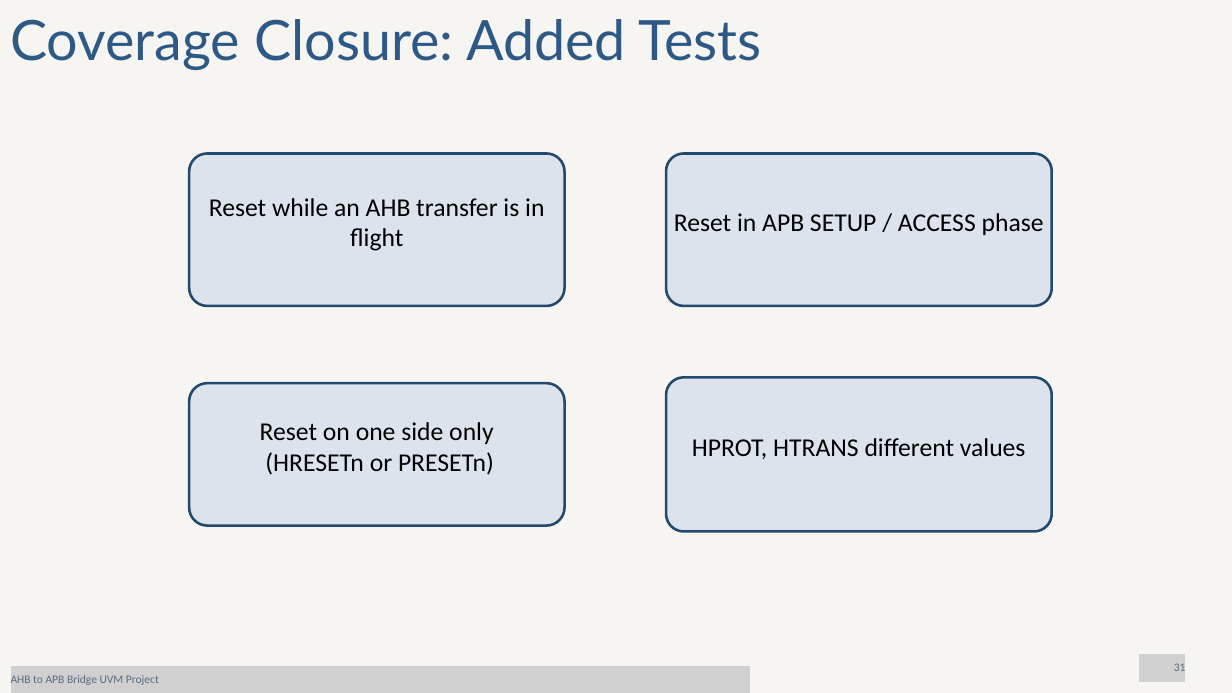
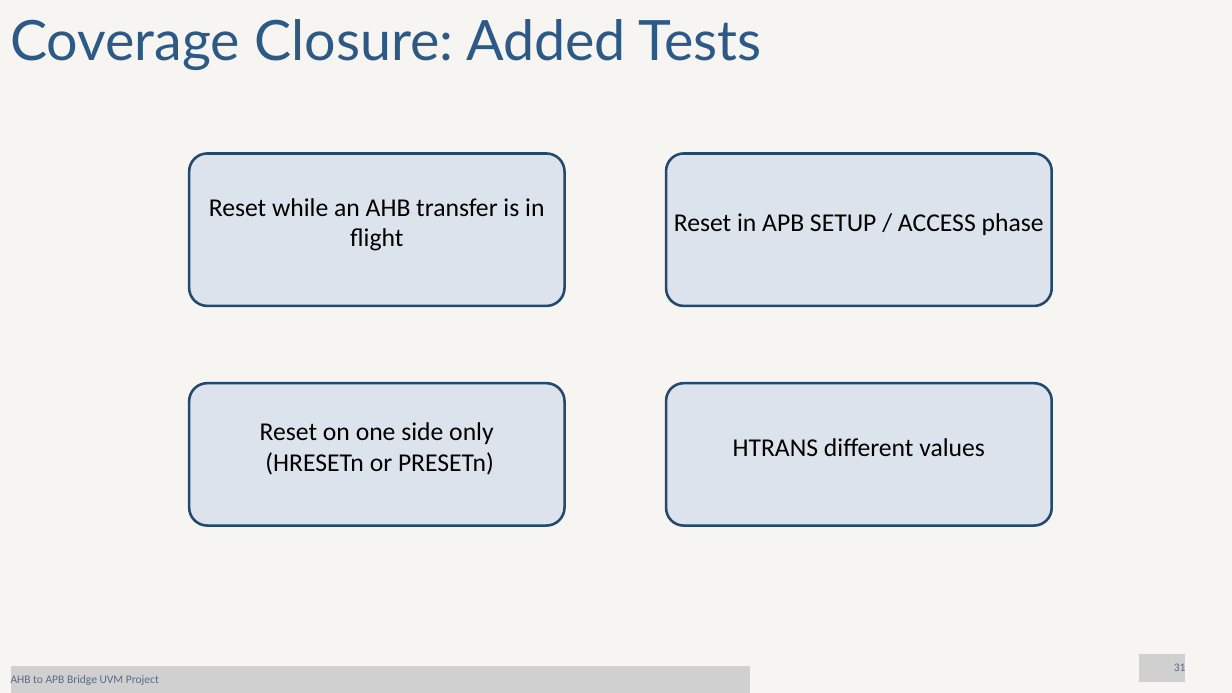
Before and after one commit to mennafouda15/AHB-to-APB-Bridge-UVM, a slide deck: slide 31 of docs/AHB to APB Bridge UVM Project.pptx. Drawn at 1232x693 pixels with LibreOffice and Linux fonts; fonts in the diff are those of the drawing; grey boxes stand for pictures. Boxes give left, top, right and bottom in pixels: in the first picture for what was removed or moved away, otherwise in the second. Text is boxed around its words. In the diff, an @@ line names an element or a change of style, - is before the commit and + after.

```diff
--- a/docs/AHB to APB Bridge UVM Project.pptx
+++ b/docs/AHB to APB Bridge UVM Project.pptx
@@ freeform shape: place and size @@
-freeform shape at bbox=[666, 377, 1052, 531]
+freeform shape at bbox=[666, 383, 1052, 525]
@@ text at bbox=[733, 438, 985, 456]: text changed @@
-HPROT, HTRANS different values
+HTRANS different values
```
Also in this commit, not shown: 20 other slides changed, 1 slide added, 1 slide removed.
